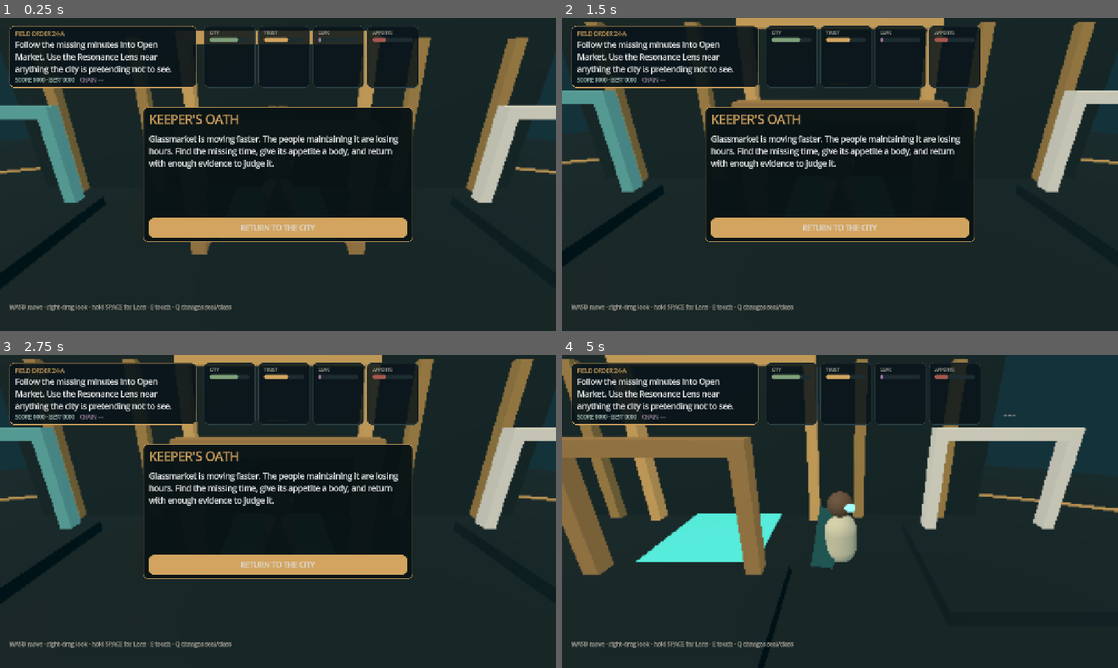
Above: before the commit, frames 1-4 (two rows, left to right).
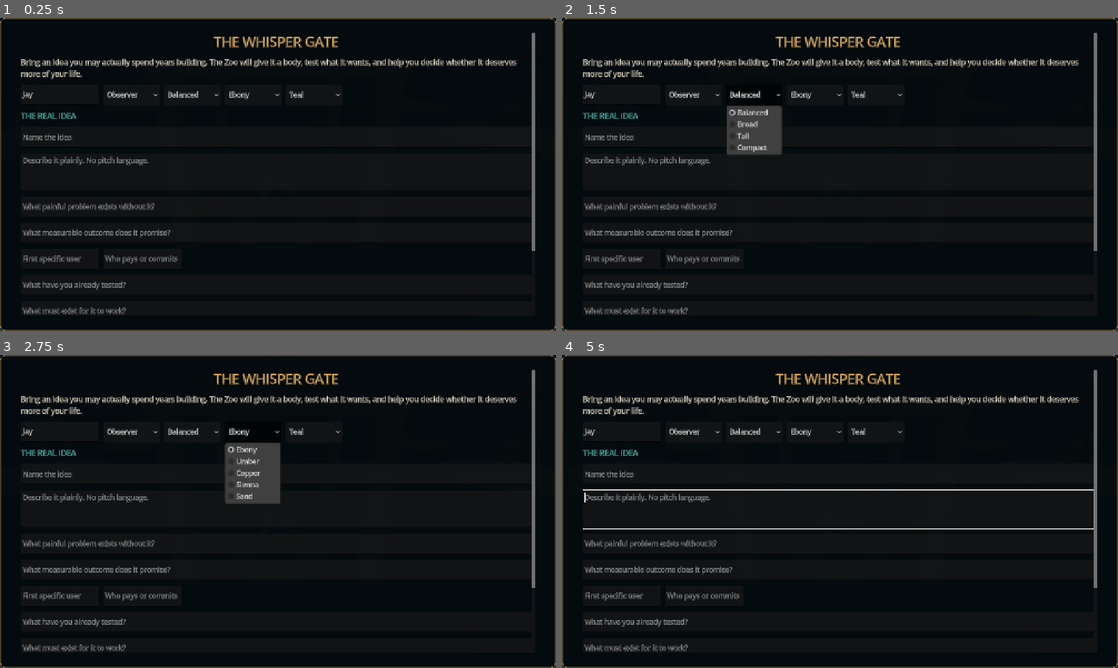
Above: after the commit, the same moments.

Repository: starsaintf/idea-zoo
Game: Godot game, scene res://scenes/main.tscn
Same seed, same stepped clock (60 frames per second), same inputs: the game is played once before the commit and once after it.
Inputs (mouse positions are in pixels of both pictures, inside the frame that each line leads up to):
- Up to frame 1 (0.25 s): no input
- Up to frame 2 (1.5 s): click (695, 96) at 0.5 s, where only the run after the commit has a clickable "Observer"; click (756, 96) at 1.25 s, where only the run after the commit has a clickable "Balanced"
- Up to frame 3 (2.75 s): click (255, 433) at 2 s, where only the run after the commit has a clickable "Ebony"
- Up to frame 4 (5 s): click (873, 433) at 2.75 s, where only the run after the commit has a clickable "Teal"; click (840, 564) at 3.5 s, where only the run before the commit has a clickable "RETURN TO THE CITY"; tap Enter at 4.25 s; move the mouse to (962, 495) at 4.27 s; hold D (move_right) from 4.28 s (still down); hold Space (lens) from 4.28 s (still down); tap E (interact) at 4.35 s; click (962, 495) at 4.42 s

The runs differ from the first frame. In frame 1, 51% of the frame differs, in the area x 0-100%, y 0-100%; in frame 2, 53%; in frame 3, 53%; in frame 4, 59%.

Commit message:
Implement the real-world idea laboratory chapter

Diff:
--- a/godot/scenes/main.tscn
+++ b/godot/scenes/main.tscn
@@ -1,6 +1,6 @@
 [gd_scene load_steps=2 format=3]
 
-[ext_resource path="res://scripts/main.gd" type="Script" id="1_main"]
+[ext_resource path="res://scripts/idea_lab_main.gd" type="Script" id="1_main"]
 
-[node name="IdeaZoo" type="Node3D"]
+[node name="IdeaZooRealWorldLab" type="Node3D"]
 script = ExtResource("1_main")
--- /dev/null
+++ b/godot/scripts/idea_lab_hud.gd
@@ -0,0 +1,358 @@
+extends CanvasLayer
+
+signal intake_submitted(intake, keeper_profile)
+signal test_submitted(test_id, strength, note)
+signal molt_submitted(promise, audience, guardrails)
+signal overlay_continued
+signal interact_pressed
+signal joystick_changed(value)
+signal lens_changed(active)
+
+const Joystick = preload("res://scripts/virtual_joystick.gd")
+
+var objective_label: Label
+var specimen_label: Label
+var metrics_label: Label
+var prompt_label: Label
+var progress_label: Label
+var overlay: PanelContainer
+var overlay_box: VBoxContainer
+var touch_root: Control
+var joystick
+var interact_button: Button
+var lens_button: Button
+var fields = {}
+var current_test_id = ""
+var is_touch = false
+var paper = Color("#e5dcc9")
+var ink = Color("#071015")
+var teal = Color("#56b7ad")
+var brass = Color("#d2a45f")
+var rust = Color("#aa5549")
+
+func _ready():
+	is_touch = DisplayServer.is_touchscreen_available() or OS.has_environment("IDEA_ZOO_MOBILE_TEST")
+	_build_status()
+	_build_overlay()
+	_build_touch_controls()
+	get_viewport().size_changed.connect(_layout_touch_controls)
+	show_intake()
+
+func _build_status():
+	var top = PanelContainer.new()
+	top.set_anchors_preset(Control.PRESET_TOP_WIDE)
+	top.offset_left = 18
+	top.offset_top = 14
+	top.offset_right = -18
+	top.offset_bottom = 102
+	top.add_theme_stylebox_override("panel", _panel(Color(0.02, 0.055, 0.07, 0.92), teal))
+	add_child(top)
+	var row = HBoxContainer.new()
+	row.add_theme_constant_override("separation", 20)
+	top.add_child(row)
+	objective_label = _label("WHISPER GATE", 17, paper)
+	objective_label.size_flags_horizontal = Control.SIZE_EXPAND_FILL
+	row.add_child(objective_label)
+	specimen_label = _label("NO SPECIMEN", 16, brass)
+	specimen_label.size_flags_horizontal = Control.SIZE_EXPAND_FILL
+	row.add_child(specimen_label)
+	metrics_label = _label("EVIDENCE 0 · SAFETY 0", 15, teal)
+	metrics_label.horizontal_alignment = HORIZONTAL_ALIGNMENT_RIGHT
+	metrics_label.size_flags_horizontal = Control.SIZE_EXPAND_FILL
+	row.add_child(metrics_label)
+	progress_label = _label("0 / 4 TESTS", 15, paper)
+	progress_label.horizontal_alignment = HORIZONTAL_ALIGNMENT_RIGHT
+	row.add_child(progress_label)
+	prompt_label = _label("", 17, paper)
+	prompt_label.set_anchors_preset(Control.PRESET_BOTTOM_WIDE)
+	prompt_label.offset_left = 180
+	prompt_label.offset_right = -180
+	prompt_label.offset_top = -72
+	prompt_label.offset_bottom = -24
+	prompt_label.horizontal_alignment = HORIZONTAL_ALIGNMENT_CENTER
+	prompt_label.add_theme_stylebox_override("normal", _panel(Color(0.02, 0.055, 0.07, 0.9), brass))
+	add_child(prompt_label)
+
+func _build_overlay():
+	overlay = PanelContainer.new()
+	overlay.set_anchors_and_offsets_preset(Control.PRESET_FULL_RECT)
+	overlay.add_theme_stylebox_override("panel", _panel(Color(0.015, 0.04, 0.052, 0.985), brass))
+	add_child(overlay)
+	var margin = MarginContainer.new()
+	margin.add_theme_constant_override("margin_left", 34)
+	margin.add_theme_constant_override("margin_right", 34)
+	margin.add_theme_constant_override("margin_top", 24)
+	margin.add_theme_constant_override("margin_bottom", 24)
+	overlay.add_child(margin)
+	var scroll = ScrollContainer.new()
+	scroll.horizontal_scroll_mode = ScrollContainer.SCROLL_MODE_DISABLED
+	margin.add_child(scroll)
+	overlay_box = VBoxContainer.new()
+	overlay_box.size_flags_horizontal = Control.SIZE_EXPAND_FILL
+	overlay_box.add_theme_constant_override("separation", 12)
+	scroll.add_child(overlay_box)
+
+func _build_touch_controls():
+	touch_root = Control.new()
+	touch_root.set_anchors_and_offsets_preset(Control.PRESET_FULL_RECT)
+	touch_root.mouse_filter = Control.MOUSE_FILTER_PASS
+	add_child(touch_root)
+	joystick = Joystick.new()
+	joystick.size = Vector2(154, 154)
+	joystick.vector_changed.connect(func(value): joystick_changed.emit(value))
+	touch_root.add_child(joystick)
+	interact_button = _button("TOUCH", teal, 18)
+	interact_button.size = Vector2(118, 118)
+	interact_button.pressed.connect(func(): interact_pressed.emit())
+	touch_root.add_child(interact_button)
+	lens_button = _button("LENS", brass, 17)
+	lens_button.size = Vector2(92, 92)
+	lens_button.button_down.connect(func(): lens_changed.emit(true))
+	lens_button.button_up.connect(func(): lens_changed.emit(false))
+	touch_root.add_child(lens_button)
+	touch_root.visible = is_touch
+	_layout_touch_controls()
+
+func _layout_touch_controls():
+	if touch_root == null:
+		return
+	var viewport_size = get_viewport().get_visible_rect().size
+	joystick.position = Vector2(76, viewport_size.y - 200)
+	interact_button.position = Vector2(viewport_size.x - 194, viewport_size.y - 164)
+	lens_button.position = Vector2(viewport_size.x - 302, viewport_size.y - 138)
+
+func show_intake():
+	_clear_overlay()
+	overlay.visible = true
+	touch_root.visible = false
+	_add_title("THE WHISPER GATE")
+	_add_body("Bring an idea you may actually spend years building. The Zoo will give it a body, test what it wants, and help you decide whether it deserves more of your life.")
+	var keeper_row = HBoxContainer.new()
+	keeper_row.add_theme_constant_override("separation", 10)
+	overlay_box.add_child(keeper_row)
+	fields["keeper_name"] = _line("Keeper name", "Jay")
+	keeper_row.add_child(fields["keeper_name"])
+	fields["method"] = _options(["Observer", "Molter", "Shepherd", "Dissenter"])
+	keeper_row.add_child(fields["method"])
+	fields["body"] = _options(["Balanced", "Broad", "Tall", "Compact"])
+	keeper_row.add_child(fields["body"])
+	fields["skin"] = _options(["Ebony", "Umber", "Copper", "Sienna", "Sand"])
+	keeper_row.add_child(fields["skin"])
+	fields["coat"] = _options(["Teal", "Burgundy", "Ochre", "Indigo", "Moss"])
+	keeper_row.add_child(fields["coat"])
+	_add_section("THE REAL IDEA")
+	fields["title"] = _line("Name the idea", "")
+	overlay_box.add_child(fields["title"])
+	fields["idea"] = _text("Describe it plainly. No pitch language.", "")
+	overlay_box.add_child(fields["idea"])
+	fields["problem"] = _line("What painful problem exists without it?", "")
+	overlay_box.add_child(fields["problem"])
+	fields["promise"] = _line("What measurable outcome does it promise?", "")
+	overlay_box.add_child(fields["promise"])
+	var market_row = HBoxContainer.new()
+	market_row.add_theme_constant_override("separation", 10)
+	overlay_box.add_child(market_row)
+	fields["audience"] = _line("First specific user", "")
+	market_row.add_child(fields["audience"])
+	fields["payer"] = _line("Who pays or commits resources?", "")
+	market_row.add_child(fields["payer"])
+	fields["evidence"] = _line("What have you already tested?", "")
+	overlay_box.add_child(fields["evidence"])
+	fields["dependency"] = _line("What must exist for it to work?", "")
+	overlay_box.add_child(fields["dependency"])
+	fields["maintenance"] = _line("Who keeps it alive after launch?", "")
+	overlay_box.add_child(fields["maintenance"])
+	fields["harm"] = _line("What is its cruelest plausible use?", "")
+	overlay_box.add_child(fields["harm"])
+	var submit = _button("HATCH THIS IDEA", brass, 20)
+	submit.pressed.connect(_submit_intake)
+	overlay_box.add_child(submit)
+
+func show_message(title: String, body: String, button_text := "CONTINUE"):
+	_clear_overlay()
+	overlay.visible = true
+	_add_title(title)
+	_add_body(body)
+	var button = _button(button_text, brass, 19)
+	button.pressed.connect(_continue_overlay)
+	overlay_box.add_child(button)
+
+func show_test(test: Dictionary):
+	_clear_overlay()
+	overlay.visible = true
+	current_test_id = String(test.get("id", ""))
+	_add_title(String(test.get("title", "EVIDENCE TEST")))
+	_add_body(String(test.get("question", "What did reality show?")))
+	_add_section("REAL-WORLD MISSION")
+	_add_body(String(test.get("mission", "Run a falsifiable test.")))
+	var options = ["No evidence yet", "Anecdote or weak signal", "Repeated behaviour", "Money, signed pilot, or costly commitment"]
+	for index in range(options.size()):
+		var button = _button("%d · %s" % [index, options[index]], teal if index > 1 else brass, 16)
+		button.pressed.connect(_choose_test_strength.bind(index))
+		overlay_box.add_child(button)
+	fields["test_note"] = _text("What happened? Record names, numbers, or the strongest contradiction.", "")
+	overlay_box.add_child(fields["test_note"])
+
+func show_molt(profile: Dictionary):
+	_clear_overlay()
+	overlay.visible = true
+	_add_title("THE MOLT HOUSE")
+	_add_body("Do not defend the original shape. Preserve the useful core and change what evidence has made indefensible.")
+	fields["revised_promise"] = _text("Revised measurable promise", String(profile.get("promise", "")))
+	overlay_box.add_child(fields["revised_promise"])
+	fields["revised_audience"] = _line("Narrower first audience", String(profile.get("audience", "")))
+	overlay_box.add_child(fields["revised_audience"])
+	_add_section("RULES TO ADD TO THE CREATURE")
+	fields["guardrails"] = []
+	for text in ["People can refuse without penalty", "A named keeper owns maintenance", "The idea has a clear boundary", "Uncertainty remains visible", "Users can appeal, delete, or recall", "The idea expires unless renewed"]:
+		var check = CheckButton.new()
+		check.text = text
+		check.add_theme_font_size_override("font_size", 16)
+		check.add_theme_color_override("font_color", paper)
+		overlay_box.add_child(check)
+		fields["guardrails"].append(check)
+	var button = _button("LET IT MOLT", Color("#8e7bb8"), 20)
+	button.pressed.connect(_submit_molt)
+	overlay_box.add_child(button)
+
+func show_result(record: Dictionary):
+	_clear_overlay()
+	overlay.visible = true
+	touch_root.visible = false
+	_add_title("RULING · %s" % String(record.get("decision", "UNDECIDED")))
+	_add_body(String(record.get("verdict_reason", "")))
+	_add_section("THE IDEA THAT LEAVES THE ZOO")
+	_add_body("%s\n\nPromise: %s\nFirst user: %s\nClass: %s · Appetite: %s" % [String(record.get("title", "")), String(record.get("promise", "")), String(record.get("audience", "")), String(record.get("class", "")), String(record.get("appetite", ""))])
+	_add_section("NEXT REAL-WORLD ACTIONS")
+	var actions: Array = record.get("next_actions", [])
+	for index in range(actions.size()):
+		_add_body("%d. %s" % [index + 1, String(actions[index])])
+	_add_body("The complete specimen record has been saved inside this device. Your idea is not finished; it now has evidence, constraints, and a deliberate next state.")
+	var again = _button("BRING ANOTHER IDEA", brass, 18)
+	again.pressed.connect(show_intake)
+	overlay_box.add_child(again)
+
+func set_objective(title: String, detail: String):
+	objective_label.text = "%s\n%s" % [title, detail]
+
+func set_specimen(profile: Dictionary):
+	specimen_label.text = "%s\n%s · feeds on %s" % [String(profile.get("creature_name", "SPECIMEN")), String(profile.get("class", "")), String(profile.get("appetite", ""))]
+	set_metrics(profile)
+
+func set_metrics(profile: Dictionary):
+	var metrics: Dictionary = profile.get("metrics", {})
+	metrics_label.text = "EVIDENCE %.0f%% · DESIRE %.0f%% · VIABILITY %.0f%% · SAFETY %.0f%%" % [float(metrics.get("evidence", 0.0)) * 100.0, float(metrics.get("desirability", 0.0)) * 100.0, float(metrics.get("viability", 0.0)) * 100.0, float(metrics.get("safety", 0.0)) * 100.0]
+
+func set_progress(completed: int, total: int):
+	progress_label.text = "%d / %d TESTS" % [completed, total]
+
+func set_prompt(text: String):
+	prompt_label.text = text
+	prompt_label.visible = not text.is_empty()
+
+func close_overlay():
+	overlay.visible = false
+	touch_root.visible = is_touch
+
+func _submit_intake():
+	var intake = {}
+	for key in ["title", "idea", "problem", "promise", "audience", "payer", "evidence", "dependency", "maintenance", "harm"]:
+		var control = fields[key]
+		intake[key] = control.text.strip_edges()
+	if String(intake["title"]).is_empty() or String(intake["idea"]).is_empty() or String(intake["promise"]).is_empty():
+		_add_body("The Gate needs at least a name, a plain description, and a measurable promise.", rust)
+		return
+	var keeper = {
+		"name": fields["keeper_name"].text.strip_edges(),
+		"method": fields["method"].get_item_text(fields["method"].selected),
+		"body": fields["body"].get_item_text(fields["body"].selected),
+		"skin": fields["skin"].get_item_text(fields["skin"].selected),
+		"coat": fields["coat"].get_item_text(fields["coat"].selected)
+	}
+	intake_submitted.emit(intake, keeper)
+
+func _choose_test_strength(strength: int):
+	var note = fields["test_note"].text.strip_edges()
+	test_submitted.emit(current_test_id, strength, note)
+
+func _submit_molt():
+	var guardrails = []
+	for check in fields["guardrails"]:
+		if check.button_pressed:
+			guardrails.append(check.text)
+	molt_submitted.emit(fields["revised_promise"].text, fields["revised_audience"].text, guardrails)
+
+func _continue_overlay():
+	close_overlay()
+	overlay_continued.emit()
+
+func _clear_overlay():
+	fields.clear()
+	for child in overlay_box.get_children():
+		child.queue_free()
+
+func _add_title(text: String):
+	var node = _label(text, 31, brass)
+	node.horizontal_alignment = HORIZONTAL_ALIGNMENT_CENTER
+	overlay_box.add_child(node)
+
+func _add_section(text: String):
+	overlay_box.add_child(_label(text, 18, teal))
+
+func _add_body(text: String, color := Color("#e5dcc9")):
+	var node = _label(text, 17, color)
+	node.autowrap_mode = TextServer.AUTOWRAP_WORD_SMART
+	node.size_flags_horizontal = Control.SIZE_EXPAND_FILL
+	overlay_box.add_child(node)
+
+func _label(text: String, size: int, color: Color) -> Label:
+	var node = Label.new()
+	node.text = text
+	node.add_theme_font_size_override("font_size", size)
+	node.add_theme_color_override("font_color", color)
+	return node
+
+func _line(placeholder: String, value: String) -> LineEdit:
+	var node = LineEdit.new()
+	node.placeholder_text = placeholder
+	node.text = value
+	node.custom_minimum_size = Vector2(180, 48)
+	node.add_theme_font_size_override("font_size", 16)
+	return node
+
+func _text(placeholder: String, value: String) -> TextEdit:
+	var node = TextEdit.new()
+	node.placeholder_text = placeholder
+	node.text = value
+	node.custom_minimum_size = Vector2(240, 88)
+	node.add_theme_font_size_override("font_size", 16)
+	return node
+
+func _options(items: Array) -> OptionButton:
+	var node = OptionButton.new()
+	node.custom_minimum_size = Vector2(130, 48)
+	for item in items:
+		node.add_item(String(item))
+	return node
+
+func _button(text: String, color: Color, size: int) -> Button:
+	var node = Button.new()
+	node.text = text
+	node.custom_minimum_size = Vector2(150, 52)
+	node.add_theme_font_size_override("font_size", size)
+	node.add_theme_stylebox_override("normal", _panel(Color(color, 0.86), color))
+	node.add_theme_stylebox_override("pressed", _panel(color.lightened(0.12), paper))
+	node.add_theme_color_override("font_color", ink)
+	return node
+
+func _panel(background: Color, border: Color) -> StyleBoxFlat:
+	var style = StyleBoxFlat.new()
+	style.bg_color = background
+	style.border_color = border
+	style.set_border_width_all(1)
+	style.set_corner_radius_all(12)
+	style.content_margin_left = 14
+	style.content_margin_right = 14
+	style.content_margin_top = 10
+	style.content_margin_bottom = 10
+	return style
--- /dev/null
+++ b/godot/scripts/idea_lab_main.gd
@@ -0,0 +1,239 @@
+extends Node3D
+
+const Analysis = preload("res://scripts/idea_lab_analysis.gd")
+const ZooWorld = preload("res://scripts/idea_lab_world.gd")
+const Keeper = preload("res://scripts/idea_lab_keeper.gd")
+const Specimen = preload("res://scripts/idea_lab_creature.gd")
+const LabHUD = preload("res://scripts/idea_lab_hud.gd")
+
+enum Phase { INTAKE, HATCHING, TESTING, MOLT, DECISION, END }
+
+var phase = Phase.INTAKE
+var world
+var keeper
+var creature
+var hud
+var profile = {}
+var keeper_profile = {}
+var completed_tests = 0
+var board_exposed = false
+var pending_continue = ""
+
+func _ready():
+	_ensure_input_actions()
+	world = ZooWorld.new()
+	add_child(world)
+	keeper = Keeper.new()
+	keeper.position = world.spawn_point
+	add_child(keeper)
+	keeper.set_controls_locked(true)
+	creature = Specimen.new()
+	creature.position = world.hatch_point
+	creature.visible = false
+	add_child(creature)
+	hud = LabHUD.new()
+	add_child(hud)
+	hud.intake_submitted.connect(_on_intake_submitted)
+	hud.test_submitted.connect(_on_test_submitted)
+	hud.molt_submitted.connect(_on_molt_submitted)
+	hud.overlay_continued.connect(_on_overlay_continued)
+	hud.interact_pressed.connect(_on_interact)
+	hud.joystick_changed.connect(keeper.set_mobile_vector)
+	hud.lens_changed.connect(keeper.set_lens)
+	keeper.interact_requested.connect(_on_interact)
+	keeper.lens_changed.connect(_on_lens_changed)
+	Engine.max_fps = 30 if DisplayServer.is_touchscreen_available() else 60
+	if DisplayServer.is_touchscreen_available():
+		get_viewport().scaling_3d_scale = 0.68
+
+func _process(_delta):
+	if keeper == null or world == null or hud == null or profile.is_empty():
+		return
+	_update_prompt()
+	if phase == Phase.DECISION:
+		var decision = world.nearest_decision(keeper.global_position)
+		if not decision.is_empty():
+			hud.set_prompt("TOUCH · ISSUE %s RULING" % decision)
+
+func _on_intake_submitted(intake: Dictionary, incoming_keeper: Dictionary):
+	_reset_case()
+	keeper_profile = incoming_keeper.duplicate(true)
+	profile = Analysis.analyze(intake)
+	keeper.configure(keeper_profile)
+	keeper.position = world.spawn_point
+	keeper.set_controls_locked(true)
+	creature.visible = true
+	creature.position = world.hatch_point
+	creature.configure(profile)
+	creature.scale = Vector3.ONE * 0.08
+	creature.set_follow_target(keeper)
+	var tween = create_tween()
+	tween.set_trans(Tween.TRANS_BACK)
+	tween.set_ease(Tween.EASE_OUT)
+	tween.tween_property(creature, "scale", Vector3.ONE, 1.8)
+	phase = Phase.HATCHING
+	hud.set_specimen(profile)
+	hud.set_progress(0, 4)
+	hud.set_objective("TWENTY-FOUR HOURS", "Your real idea has taken a body. Learn what it wants before deciding what it deserves.")
+	var assumptions: Array = profile.get("assumptions", [])
+	var assumption_text = ""
+	for item in assumptions:
+		assumption_text += "\n• " + String(item)
+	pending_continue = "begin_tests"
+	hud.show_message(
+		"%s HAS HATCHED" % String(profile.get("creature_name", "THE SPECIMEN")).to_upper(),
+		"The Zoo reads it as %s-class. It feeds on %s. The Board has already pencilled in %s before seeing evidence.\n\nCurrent assumptions:%s" % [String(profile.get("class", "")), String(profile.get("appetite", "")), String(profile.get("board_class", "")), assumption_text],
+		"ENTER THE LIVING ZOO"
+	)
+
+func _on_overlay_continued():
+	if pending_continue == "begin_tests":
+		pending_continue = ""
+		phase = Phase.TESTING
+		keeper.set_controls_locked(false)
+		hud.set_objective("MAKE OR BREAK THE IDEA", "Visit all four evidence habitats. The creature changes when reality contradicts you.")
+	elif pending_continue == "board":
+		pending_continue = ""
+		keeper.set_controls_locked(false)
+	elif pending_continue == "decision":
+		pending_continue = ""
+		keeper.set_controls_locked(false)
+
+func _on_interact():
+	if keeper.controls_locked or profile.is_empty():
+		return
+	if phase == Phase.DECISION:
+		var decision = world.nearest_decision(keeper.global_position)
+		if not decision.is_empty():
+			_choose_decision(decision)
+		return
+	var station = world.nearest_station(keeper.global_position)
+	if station.is_empty():
+		return
+	var station_id = String(station["id"])
+	match station_id:
+		"desire", "commitment", "burden", "refusal":
+			_open_test(station_id)
+		"board":
+			_open_board_record()
+		"molt":
+			if completed_tests >= 4:
+				phase = Phase.MOLT
+				keeper.set_controls_locked(true)
+				hud.show_molt(profile)
+
+func _open_test(test_id: String):
+	for test in profile.get("tests", []):
+		if String(test.get("id", "")) == test_id:
+			keeper.set_controls_locked(true)
+			hud.show_test(test)
+			return
+
+func _on_test_submitted(test_id: String, strength: int, note: String):
+	profile = Analysis.apply_test(profile, test_id, strength, note)
+	world.set_station_complete(test_id)
+	completed_tests += 1
+	var metrics: Dictionary = profile.get("metrics", {})
+	creature.set_stage(float(metrics.get("evidence", 0.2)), 1.0 - float(metrics.get("safety", 0.5)), float(profile.get("guardrails", []).size()) / 6.0)
+	hud.set_specimen(profile)
+	hud.set_progress(completed_tests, 4)
+	hud.close_overlay()
+	keeper.set_controls_locked(false)
+	if completed_tests == 2 and not board_exposed:
+		world.reveal_board_record()
+		hud.set_objective("THE OFFICIAL STORY MOVED FIRST", "A sealed Board record has opened. You can inspect it, or keep testing the idea.")
+	elif completed_tests >= 4:
+		world.enable_molt_and_decision()
+		hud.set_objective("THE IDEA HAS EVIDENCE NOW", "Take it to the Molt House. Change the real idea before judging it.")
+	else:
+		hud.set_objective("EVIDENCE CHANGES THE BODY", "%d tests remain. Look for the next lit habitat." % (4 - completed_tests))
+
+func _open_board_record():
+	board_exposed = true
+	profile["board_exposed"] = true
+	world.set_station_complete("board")
+	keeper.set_controls_locked(true)
+	pending_continue = "board"
+	hud.show_message(
+		"FAST CITY MANDATE",
+		"The Board marked this specimen %s before it hatched because that classification makes it easier to fund, sell, and deploy. Your observed class is %s. The institution is now part of the evidence." % [String(profile.get("board_class", "HAND")), String(profile.get("class", ""))],
+		"RETURN TO THE CASE"
+	)
+
+func _on_molt_submitted(revised_promise: String, revised_audience: String, guardrails: Array):
+	profile = Analysis.molt(profile, revised_promise, revised_audience, guardrails)
+	creature.molt(profile, guardrails)
+	world.set_station_complete("molt")
+	phase = Phase.DECISION
+	hud.set_specimen(profile)
+	hud.close_overlay()
+	keeper.set_controls_locked(false)
+	hud.set_objective("THE IDEA CAN LEAVE IN FIVE WAYS", "Walk into a ruling gate: build, molt again, hibernate, sanctuary, or break.")
+
+func _choose_decision(decision: String):
+	phase = Phase.END
+	keeper.set_controls_locked(true)
+	profile = Analysis.decision_record(profile, decision)
+	_save_record(profile)
+	hud.show_result(profile)
+
+func _on_lens_changed(active: bool):
+	if creature != null and creature.visible:
+		creature.set_revealed(active)
+
+func _update_prompt():
+	if phase == Phase.TESTING or phase == Phase.MOLT:
+		var station = world.nearest_station(keeper.global_position)
+		if station.is_empty():
+			hud.set_prompt("HOLD LENS · SEE WHAT THE IDEA HIDES")
+		else:
+			var id = String(station["id"])
+			if id == "board":
+				hud.set_prompt("TOUCH · OPEN THE SEALED CLASSIFICATION")
+			elif id == "molt":
+				hud.set_prompt("TOUCH · EDIT THE REAL IDEA")
+			else:
+				hud.set_prompt("TOUCH · RUN %s" % String(station["title"]))
+
+func _save_record(record: Dictionary):
+	var path = "user://idea_zoo_real_ideas.json"
+	var archive = []
+	if FileAccess.file_exists(path):
+		var existing = FileAccess.get_file_as_string(path)
+		var parsed = JSON.parse_string(existing)
+		if parsed is Array:
+			archive = parsed
+	archive.append(record)
+	var file = FileAccess.open(path, FileAccess.WRITE)
+	if file != null:
+		file.store_string(JSON.stringify(archive, "\t"))
+
+func _reset_case():
+	completed_tests = 0
+	board_exposed = false
+	pending_continue = ""
+	phase = Phase.INTAKE
+	if creature != null:
+		creature.visible = false
+	for station in world.stations:
+		var id = String(station["id"])
+		station["completed"] = false
+		station["available"] = id in ["desire", "commitment", "burden", "refusal"]
+		station["root"].visible = bool(station["available"])
+
+func _ensure_input_actions():
+	var bindings = {
+		"move_forward": [KEY_W, KEY_UP],
+		"move_back": [KEY_S, KEY_DOWN],
+		"move_left": [KEY_A, KEY_LEFT],
+		"move_right": [KEY_D, KEY_RIGHT],
+		"interact": [KEY_E, KEY_ENTER],
+		"lens": [KEY_SPACE]
+	}
+	for action in bindings.keys():
+		if not InputMap.has_action(action):
+			InputMap.add_action(action, 0.2)
+		for keycode in bindings[action]:
+			var event = InputEventKey.new()
+			event.physical_keycode = keycode
+			InputMap.action_add_event(action, event)
